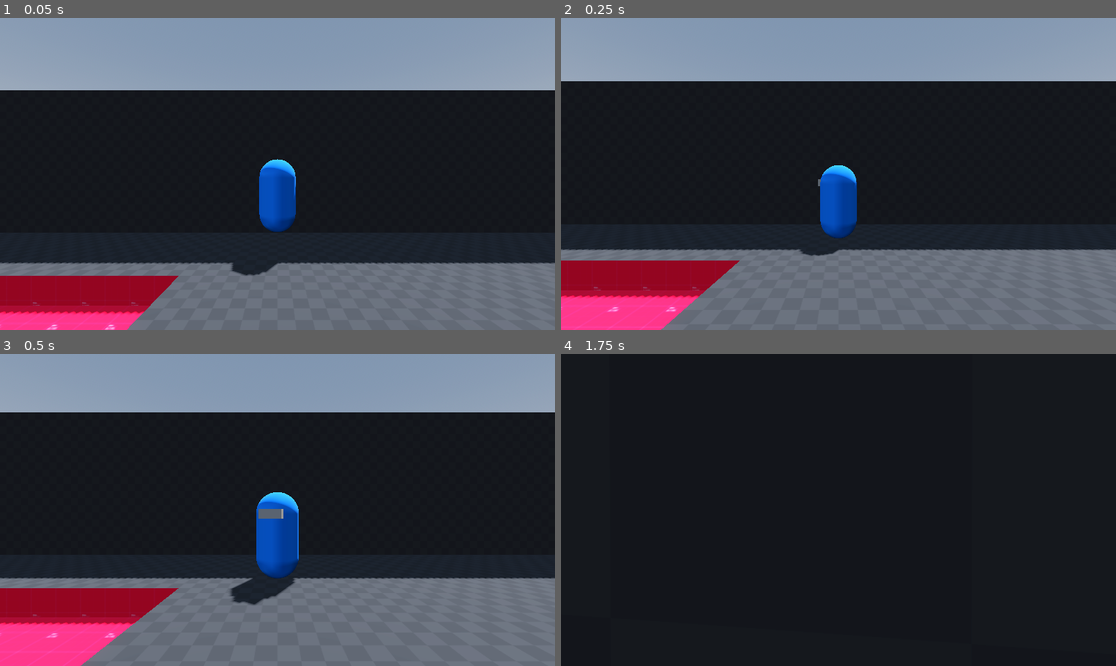
Above: before the commit, frames 1-4 (two rows, left to right).
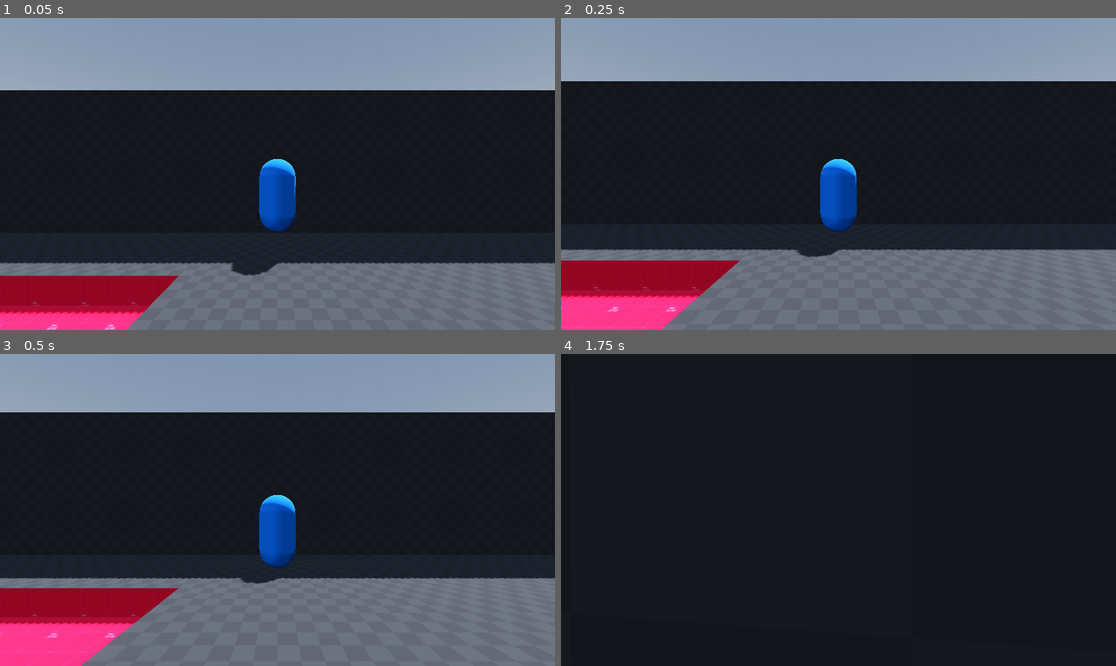
Above: after the commit, the same moments.

Repository: Dempsey845/companion
Game: Godot game, scene res://Scenes/world.tscn
Same seed, same stepped clock (60 frames per second), same inputs: the game is played once before the commit and once after it.
Inputs (mouse positions are in pixels of both pictures, inside the frame that each line leads up to):
- Up to frame 1 (0.05 s): no input
- Up to frame 2 (0.25 s): no input
- Up to frame 3 (0.5 s): no input
- Up to frame 4 (1.75 s): move the mouse to (866, 510) at 0.52 s; hold Shift (sprint) 0.53-1.28 s; hold W (move_forward) from 0.53 s (still down); tap Space (jump) at 0.77, 1.52 s; move the mouse to (810, 510) at 1.27 s; tap Shift (sprint) at 1.35 s

The runs differ from the first frame. In frame 1, less than 0.1% of the frame differs, in the area x 46-54%, y 45-69%; in frame 2, 0.6%; in frame 3, 1.5%, in the area x 41-54%, y 44-81%; in frame 4, less than 0.1%.

Commit message:
Refactored NPC AI a bit, created a simple wander state and refactored the chase state logic.

Diff:
--- a/Entity/NPC/States/npc_chase_state.gd
+++ b/Entity/NPC/States/npc_chase_state.gd
@@ -1,4 +1,11 @@
 extends State
+
+@export var target: Node3D
+
+@onready var target_update_timer: Timer = $TargetUpdateTimer
+
+func _ready() -> void:
+	target_update_timer.timeout.connect(_on_target_update_timer_timeout)
 
 func enter():
 	print("Entered Chase")
@@ -6,7 +13,11 @@
 	if actor is not NPC:
 		push_error("This State is only compatible with NPC's!")
 
-	actor.chase_target = true
+	actor.move = true
+	target_update_timer.start()
 
-func update(_delta: float):
-	pass
+func exit():
+	target_update_timer.stop()
+
+func _on_target_update_timer_timeout():
+	actor.set_target_position(target.global_position)
--- /dev/null
+++ b/Entity/NPC/States/npc_wander_state.gd
@@ -0,0 +1,43 @@
+extends State
+
+@export var wander_radius: float = 10.0
+@export var wander_wait_time: float = 2.0
+
+@onready var wait_timer: Timer = $WaitTimer
+
+var destination: Vector3
+
+func _ready() -> void:
+	wait_timer.timeout.connect(_on_wait_timer_timeout)
+
+func enter():
+	if actor is not NPC:
+		push_error("This State is only compatible with NPC's!")
+
+	wait_timer.start()
+	actor.navigation_finished.connect(_on_navigation_finished)
+
+func exit():
+	wait_timer.stop()
+
+func pick_new_destination() -> void:
+	var random_offset = Vector3(
+		randf_range(-wander_radius, wander_radius),
+		0,
+		randf_range(-wander_radius, wander_radius)
+	)
+
+	var target = actor.global_position + random_offset
+	destination = NavigationServer3D.map_get_closest_point(
+		actor.get_world_3d().navigation_map,
+		target
+	)
+
+	actor.set_target_position(destination)
+	actor.move = true
+
+func _on_wait_timer_timeout():
+	pick_new_destination()
+
+func _on_navigation_finished():
+	wait_timer.start()
--- a/Entity/NPC/npc_ai.gd
+++ b/Entity/NPC/npc_ai.gd
@@ -1,45 +1,41 @@
 class_name NPC
 extends CharacterBody3D
+
+signal navigation_finished
 
 @export var speed: float = 4.0
 @export var acceleration: float = 10.0
 @export var jump_velocity: float = 6.0
-@export var target: Node3D
+
+var _move: bool
+var move: bool:
+	get:
+		return _move
+	set(value):
+		_move = value
 
 var gravity: float = 9.8
 var next_position: Vector3
 
-var _chase_target: bool
-var chase_target: bool:
-	get:
-		return _chase_target
-	set(value):
-		_chase_target = value
-		_on_chase_target()
-
 @onready var nav_agent: NavigationAgent3D = $NavigationAgent3D
 @onready var forward_ray: RayCast3D = $ForwardRay
-@onready var target_update_timer: Timer = $TargetUpdateTimer
-
-func _ready() -> void:
-	target_update_timer.timeout.connect(_on_target_update_timer_timeout)
 
 func _physics_process(delta: float):
 	_try_apply_gravity(delta)
 
-	if chase_target:
-		_handle_chase_target(delta)
+	if move:
+		_move_towards_target_position(delta)
+	else:
+		_stop_moving(delta)
 
 	move_and_slide()
 
-func _handle_chase_target(delta: float):
-	if target == null:
-		move_and_slide()
-		return
+func _move_towards_target_position(delta: float):
+	next_position = nav_agent.get_next_path_position()
 
-	# Stop when destination reached
 	if nav_agent.is_navigation_finished():
-		_stop_moving(delta)
+		navigation_finished.emit()
+		move = false
 		return
 
 	_handle_obstacles()
@@ -47,8 +43,6 @@
 	_move_to_next_position(delta)
 
 	face_movement_direction(delta)
-
-	move_and_slide()
 
 func _try_apply_gravity(delta: float):
 	if not is_on_floor():
@@ -66,8 +60,6 @@
 		0.0,
 		acceleration * delta
 	)
-
-	move_and_slide()
 
 func _handle_obstacles():
 	# Auto jump if obstacle detected
@@ -117,18 +109,12 @@
 			8.0 * delta
 		)
 
+func set_target_position(new_target_position: Vector3):
+	nav_agent.target_position = new_target_position
+
 func jump():
 	if is_on_floor():
 		velocity.y = jump_velocity
 
 func is_target_in_range() -> bool:
 	return true
-
-func _on_chase_target():
-	if target == null:
-		push_warning("NPC: No target to chase!")
-		chase_target = false
-
-func _on_target_update_timer_timeout() -> void:
-	nav_agent.target_position = target.global_position
-	next_position = nav_agent.get_next_path_position()
--- a/Entity/NPC/npc_ai.tscn
+++ b/Entity/NPC/npc_ai.tscn
@@ -4,6 +4,7 @@
 [ext_resource type="Script" uid="uid://cy8cw242qaxcb" path="res://StateMachine/state_machine.gd" id="2_fmdth"]
 [ext_resource type="Script" uid="uid://dwn3cfijy7xt" path="res://Entity/NPC/States/npc_idle_state.gd" id="3_cpmln"]
 [ext_resource type="Script" uid="uid://b8kguppsv37p5" path="res://Entity/NPC/States/npc_chase_state.gd" id="4_cpmln"]
+[ext_resource type="Script" uid="uid://corpwramldeuu" path="res://Entity/NPC/States/npc_wander_state.gd" id="5_wfllg"]
 
 [sub_resource type="StandardMaterial3D" id="StandardMaterial3D_1sih6"]
 albedo_color = Color(0, 0.46666667, 1, 1)
@@ -24,7 +25,7 @@
 
 [node name="StateMachine" type="Node" parent="." unique_id=2095926968 node_paths=PackedStringArray("initial_state")]
 script = ExtResource("2_fmdth")
-initial_state = NodePath("IdleState")
+initial_state = NodePath("WanderState")
 metadata/_custom_type_script = "uid://cy8cw242qaxcb"
 
 [node name="IdleState" type="Node" parent="StateMachine" unique_id=756588674]
@@ -35,12 +36,20 @@
 script = ExtResource("4_cpmln")
 metadata/_custom_type_script = "uid://b338yemjg6aum"
 
-[node name="TargetUpdateTimer" type="Timer" parent="." unique_id=1949210494]
+[node name="TargetUpdateTimer" type="Timer" parent="StateMachine/ChaseState" unique_id=1949210494]
 wait_time = 0.2
-autostart = true
+
+[node name="WanderState" type="Node" parent="StateMachine" unique_id=1982750093]
+script = ExtResource("5_wfllg")
+metadata/_custom_type_script = "uid://b338yemjg6aum"
+
+[node name="WaitTimer" type="Timer" parent="StateMachine/WanderState" unique_id=2079812908]
+wait_time = 2.0
+one_shot = true
 
 [node name="NavigationAgent3D" type="NavigationAgent3D" parent="." unique_id=1595698999]
 target_desired_distance = 2.0
+debug_enabled = true
 
 [node name="ForwardRay" type="RayCast3D" parent="." unique_id=30863353]
 transform = Transform3D(1, 0, 0, 0, 1, 0, 0, 0, 1, 0, 0.4, 0)
--- a/Scenes/world.tscn
+++ b/Scenes/world.tscn
@@ -41,7 +41,7 @@
 collision_mask = 15
 
 [node name="CSGPolygon3D" type="CSGPolygon3D" parent="NavigationRegion3D/CSGCombiner3D" unique_id=1931672307]
-transform = Transform3D(1, 0, 0, 0, 1, 0, 0, 0, 1, 0, 0, 7.160458)
+transform = Transform3D(1, 0, 0, 0, 1, 0, 0, 0, 1, 0, 0, 7.5604577)
 polygon = PackedVector2Array(-2.1000001, 0.5, 0, 1.2, 3.5, 2.3, 3.5, 0.5)
 depth = 2.17
 
@@ -69,9 +69,9 @@
 material = ExtResource("2_go701")
 
 [node name="CSGBox3D2" type="CSGBox3D" parent="NavigationRegion3D/CSGCombiner3D" unique_id=2133305650]
-transform = Transform3D(1, 0, 0, 0, 1, 0, 0, 0, 1, 5.5019145, 1.4000001, 6.1)
+transform = Transform3D(1, 0, 0, 0, 1, 0, 0, 0, 1, 6.701915, 1.4000001, 6.45)
 material_override = ExtResource("3_5a7ea")
-size = Vector3(4.1, 1.8000001, 2.2)
+size = Vector3(6.5, 1.8000001, 2.1000001)
 material = ExtResource("3_5a7ea")
 
 [node name="NavigationLink3D" type="NavigationLink3D" parent="NavigationRegion3D" unique_id=55808691]
@@ -92,6 +92,10 @@
 [node name="Player" parent="." unique_id=1685154727 instance=ExtResource("1_a02cp")]
 transform = Transform3D(1, 0, 0, 0, 1, 0, 0, 0, 1, 0, 1, 0)
 
-[node name="NPC_AI" parent="." unique_id=1515252757 node_paths=PackedStringArray("target") instance=ExtResource("4_8j60k")]
+[node name="NPC_AI" parent="." unique_id=1515252757 instance=ExtResource("4_8j60k")]
 transform = Transform3D(1, 0, 0, 0, 1, 0, 0, 0, 1, 0, 1, -6)
-target = NodePath("../Player")
+
+[node name="ChaseState" parent="NPC_AI/StateMachine" parent_id_path=PackedInt32Array(1515252757, 2095926968) index="1" unique_id=969530027 node_paths=PackedStringArray("target")]
+target = NodePath("../../../Player")
+
+[editable path="NPC_AI"]
Not shown, added: Entity/NPC/States/npc_wander_state.gd.uid
